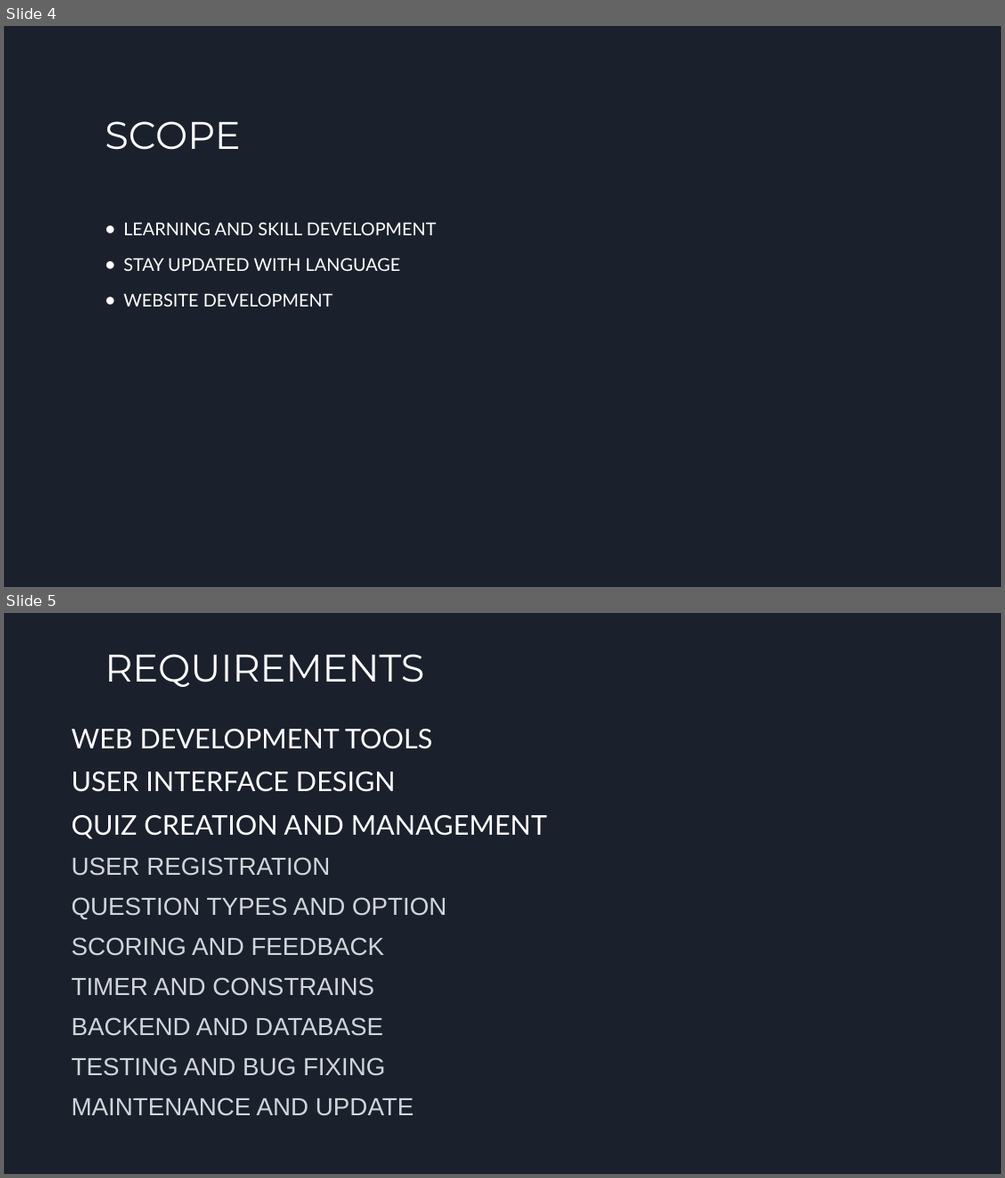
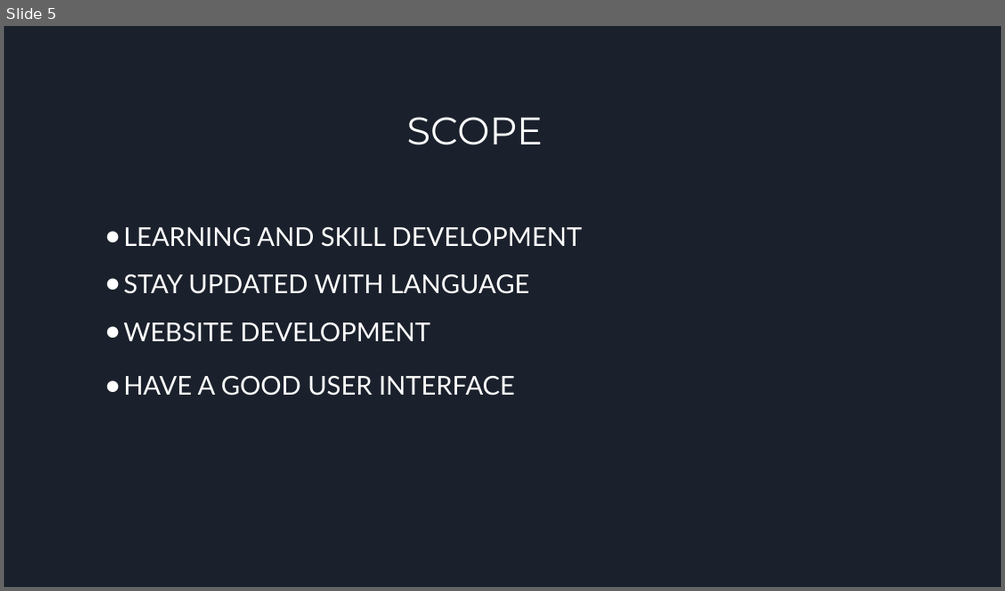
Before and after one commit to Pratik-Ghost/Quiz_Application, a slide deck: PRESENTATION.pptx. Shown one above the other, each under a label of ours: slides 4 and 5 before the commit, slide 5 after it. The pictures are 1005x1178 and 1005x591 pixels, drawn with LibreOffice and Linux fonts; fonts in the diff are those of the drawing. Boxes give left, top, right and bottom in pixels: in the first picture for what was removed or moved away, otherwise in the second. Text is boxed around its words. In the diff, an @@ line names an element or a change of style, - is before the commit and + after.

```diff
--- a/PRESENTATION.pptx
+++ b/PRESENTATION.pptx
@@ slide 5 removed at (x1=4, y1=613, x2=1001, y2=1174), background #1B212C @@
@@ title removed at (x1=105, y1=654, x2=424, y2=687) @@
-REQUIREMENTS
@@ text removed at (x1=72, y1=729, x2=547, y2=1116) @@
-WEB DEVELOPMENT TOOLS
-USER INTERFACE DESIGN
-QUIZ CREATION AND MANAGEMENT
-USER REGISTRATION
-QUESTION TYPES AND OPTION
-SCORING AND FEEDBACK
-TIMER AND CONSTRAINS
-BACKEND AND DATABASE
-TESTING AND BUG FIXING
-MAINTENANCE AND UPDATE
@@ what was slide 4 is now slide 5 @@
@@ slide 5 changed as well @@
@@ title "SCOPE" moved from (x1=105, y1=121, x2=240, y2=150) to (x1=407, y1=117, x2=542, y2=145) @@
@@ title "SCOPE" at (x1=407, y1=117, x2=542, y2=145): alignment left to centre @@
@@ text at (x1=123, y1=227, x2=582, y2=342): size 17 to 25 pt in "LEARNING AND SKILL DEVELOPMENT", "STAY UPDATED WITH LANGUAGE", "WEBSITE DEVELOPMENT"; indent changed; less space between paragraphs @@
@@ text at (x1=123, y1=376, x2=515, y2=395): paragraph added @@
+● HAVE A GOOD USER INTERFACE
```
Also in this commit, not shown: 6 other slides changed, 1 slide added, 2 other slides removed.
